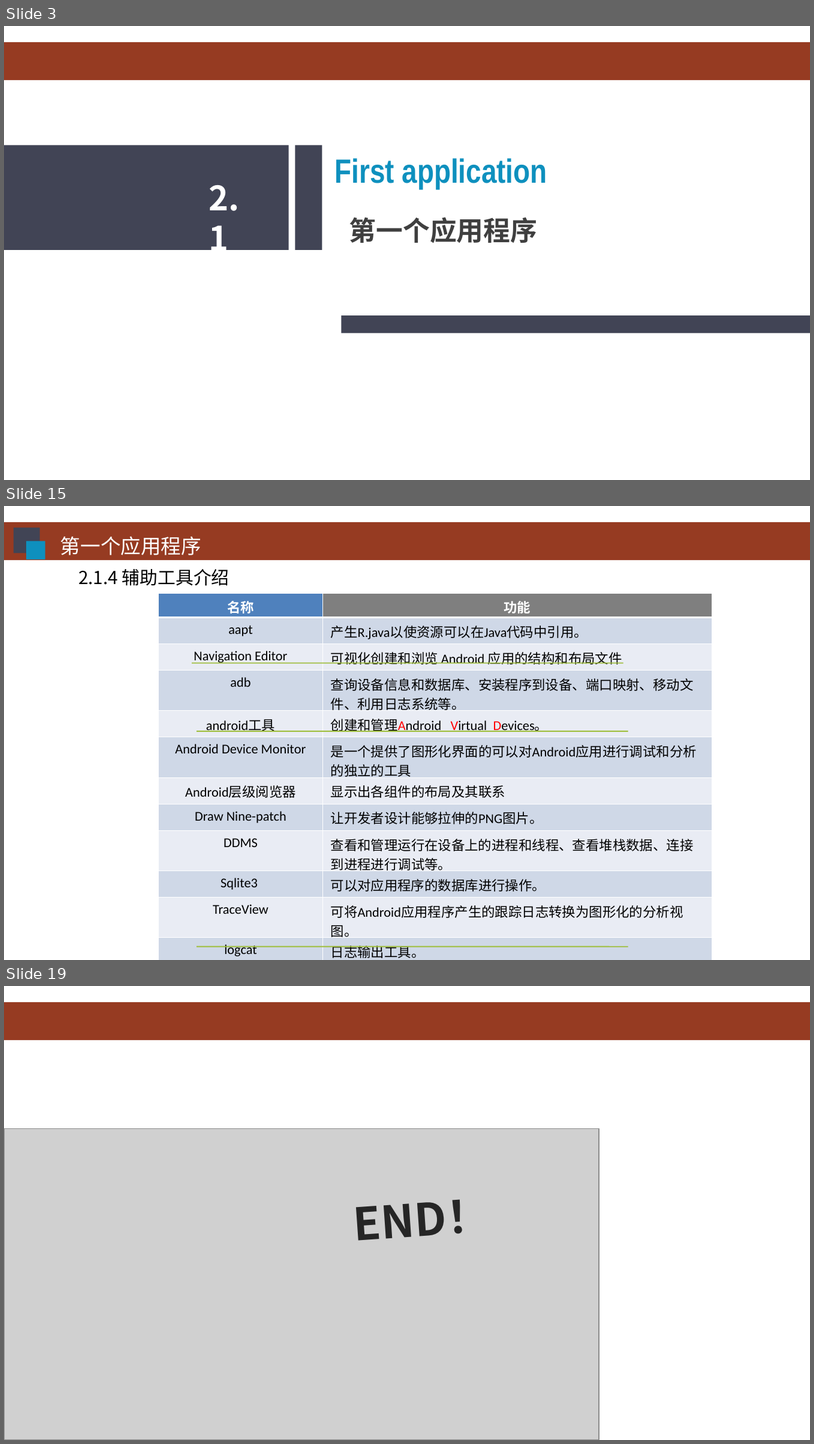
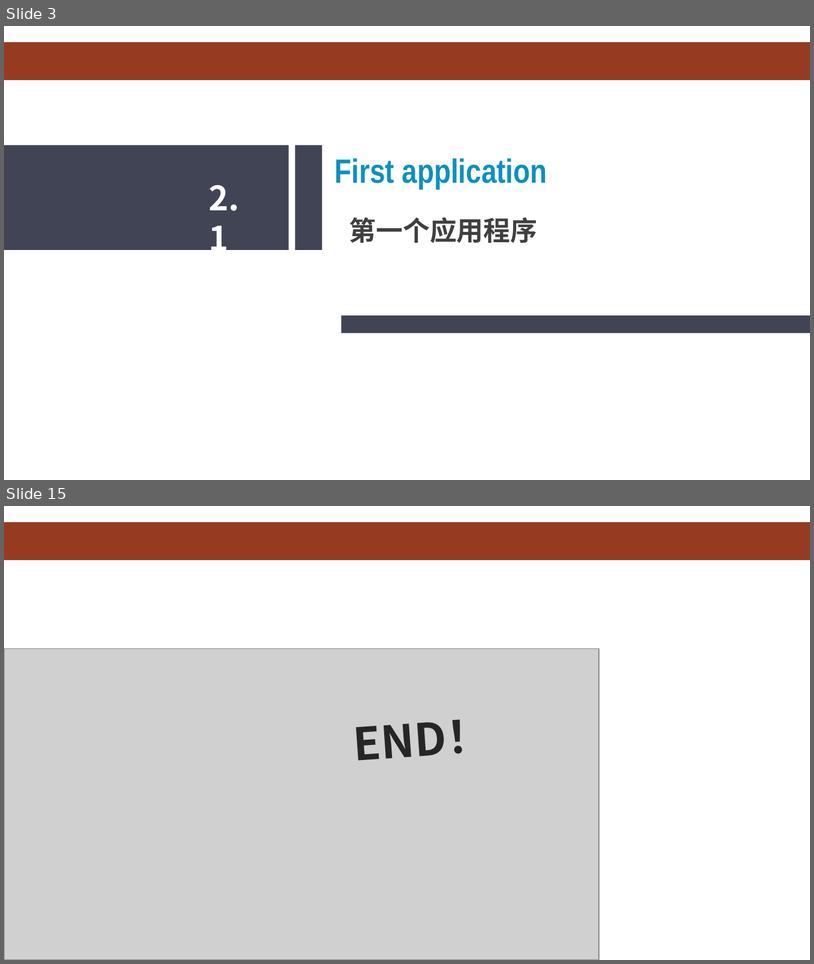
Before and after one commit to HBU/Android-PPT, a slide deck: 02.0 -- 首个程序 -- 第02章.ppt. Shown one above the other, each under a label of ours: slides 3, 15 and 19 before the commit, slides 3 and 15 after it; the slides between them are not shown. The pictures are 814x1444 and 814x964 pixels, drawn with LibreOffice and Linux fonts; fonts in the diff are those of the drawing; grey boxes stand for pictures; background and template pictures are left out. Boxes give left, top, right and bottom in pixels: in the first picture for what was removed or moved away, otherwise in the second. Text is boxed around its words. In the diff, an @@ line names an element or a change of style, - is before the commit and + after.

```diff
--- a/02.0 -- 首个程序 -- 第02章.ppt
+++ b/02.0 -- 首个程序 -- 第02章.ppt
@@ slide 15 removed at (4, 506, 810, 960), background #FFFFFF; not listed: 1 template element that a slide beside it also shows @@
@@ rectangle removed at (14, 528, 40, 553) @@
@@ rectangle removed at (27, 541, 45, 560) @@
@@ text removed at (60, 536, 201, 555) @@
-第一个应用程序
@@ text removed at (78, 569, 230, 586) @@
-2.1.4 辅助工具介绍
@@ table removed at (159, 593, 712, 960), 12 rows, 2 columns @@
-名称 | 功能
-aapt | 产生R.java以使资源可以在Java代码中引用。
-Navigation Editor | 可视化创建和浏览 Android 应用的结构和布局文件
-adb | 查询设备信息和数据库、安装程序到设备、端口映射、移动文件、利用日志系统等。
-android工具 | 创建和管理Android Virtual Devices。
-Android Device Monitor | 是一个提供了图形化界面的可以对Android应用进行调试和分析的独立的工具
-Android层级阅览器 | 显示出各组件的布局及其联系
-Draw Nine-patch | 让开发者设计能够拉伸的PNG图片。
-DDMS | 查看和管理运行在设备上的进程和线程、查看堆栈数据、连接到进程进行调试等。
-Sqlite3 | 可以对应用程序的数据库进行操作。
-TraceView | 可将Android应用程序产生的跟踪日志转换为图形化的分析视图。
-logcat | 日志输出工具。
@@ line removed from (192, 663) to (623, 663) @@
@@ line removed from (197, 731) to (628, 731) @@
@@ line removed from (197, 946) to (628, 946) @@
@@ what was slide 19 is now slide 15 @@
```
Also in this commit, not shown: 10 slides changed, 1 slide added, 4 other slides removed.
